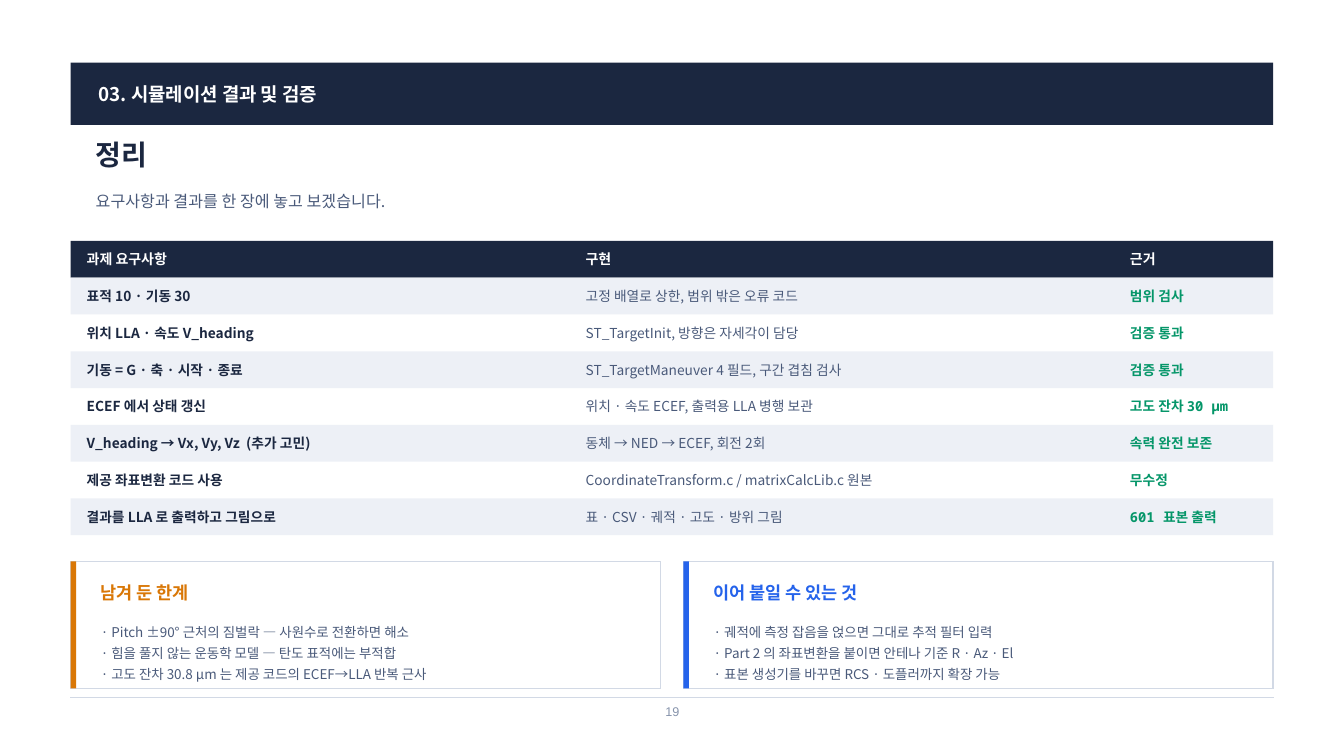
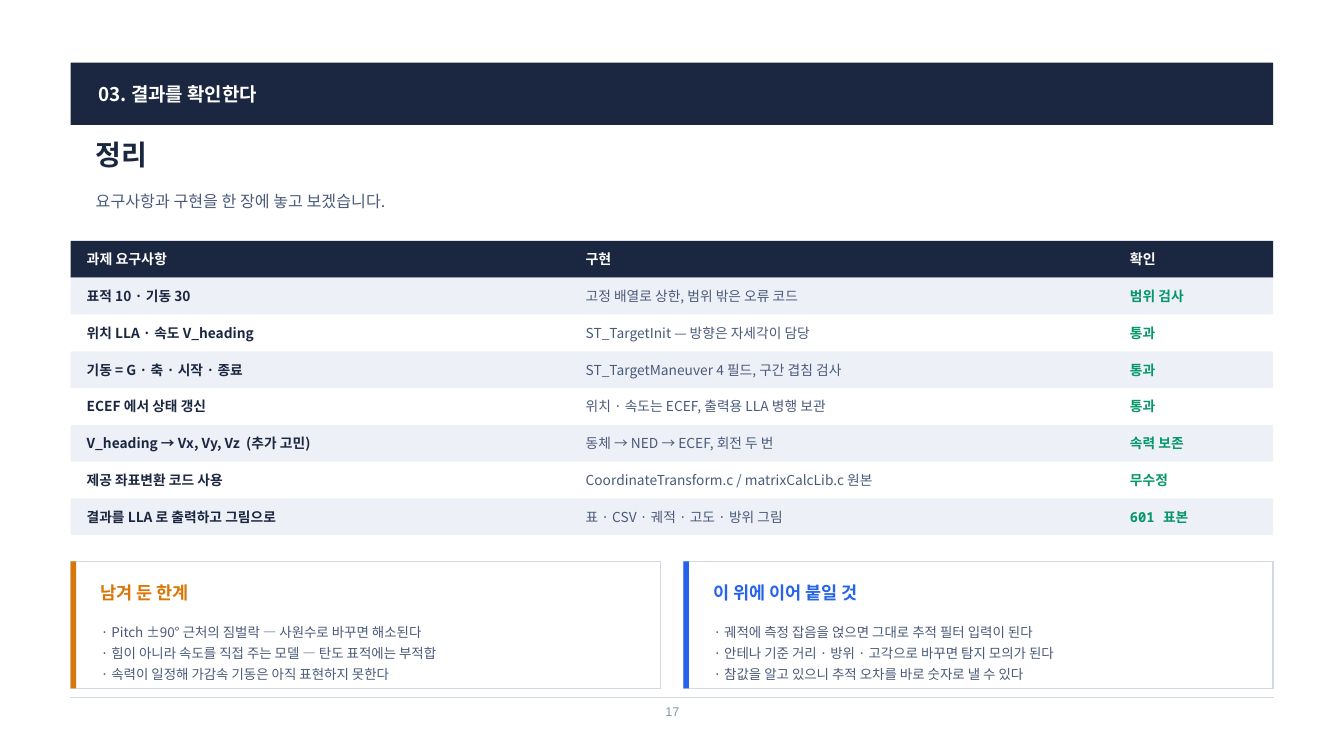
Before and after one commit to harley-hwan/radar-sw-study, a slide deck: slide 17 of Part3_TargetSim/ref/산출물/Chapter3_TargetSim.pptx (slide 19 before the commit). Drawn at 1344x756 pixels with LibreOffice and Linux fonts; fonts in the diff are those of the drawing. Boxes give left, top, right and bottom in pixels: in the first picture for what was removed or moved away, otherwise in the second. Text is boxed around its words. In the diff, an @@ line names an element or a change of style, - is before the commit and + after.

```diff
--- a/Part3_TargetSim/ref/산출물/Chapter3_TargetSim.pptx
+++ b/Part3_TargetSim/ref/산출물/Chapter3_TargetSim.pptx
@@ text at (99,85,256,103): text changed @@
-03. 시뮬레이션 결과 및 검증
+03. 결과를 확인한다
@@ text at (96,193,386,209): text changed @@
-요구사항과 결과를 한 장에 놓고 보겠습니다.
+요구사항과 구현을 한 장에 놓고 보겠습니다.
@@ text at (1130,252,1156,266): text changed @@
-근거
+확인
@@ text at (586,326,810,342): text changed @@
-ST_TargetInit, 방향은 자세각이 담당
+ST_TargetInit — 방향은 자세각이 담당
@@ text at (1130,326,1155,339): text changed @@
-검증 통과
+통과
@@ text at (1130,363,1155,376): text changed @@
-검증 통과
+통과
@@ text at (586,399,825,414): text changed @@
-위치 · 속도 ECEF, 출력용 LLA 병행 보관
+위치 · 속도는 ECEF, 출력용 LLA 병행 보관
@@ text at (1130,399,1155,412): text changed @@
-고도 잔차 30 µm
+통과
@@ text at (586,436,774,450): text changed @@
-동체 → NED → ECEF, 회전 2회
+동체 → NED → ECEF, 회전 두 번
@@ text at (1130,436,1183,450): text changed @@
-속력 완전 보존
+속력 보존
@@ text at (1130,511,1188,523): text changed @@
-601 표본 출력
+601 표본
@@ text at (714,584,858,601): text changed @@
-이어 붙일 수 있는 것
+이 위에 이어 붙일 것
@@ text at (111,626,436,680): text changed @@
-· Pitch ±90° 근처의 짐벌락 — 사원수로 전환하면 해소
-· 힘을 풀지 않는 운동학 모델 — 탄도 표적에는 부적합
-· 고도 잔차 30.8 µm 는 제공 코드의 ECEF→LLA 반복 근사
+· Pitch ±90° 근처의 짐벌락 — 사원수로 바꾸면 해소된다
+· 힘이 아니라 속도를 직접 주는 모델 — 탄도 표적에는 부적합
+· 속력이 일정해 가감속 기동은 아직 표현하지 못한다
@@ text at (724,626,1054,680): text changed @@
-· 궤적에 측정 잡음을 얹으면 그대로 추적 필터 입력
-· Part 2 의 좌표변환을 붙이면 안테나 기준 R · Az · El
-· 표본 생성기를 바꾸면 RCS · 도플러까지 확장 가능
+· 궤적에 측정 잡음을 얹으면 그대로 추적 필터 입력이 된다
+· 안테나 기준 거리 · 방위 · 고각으로 바꾸면 탐지 모의가 된다
+· 참값을 알고 있으니 추적 오차를 바로 숫자로 낼 수 있다
@@ text at (665,707,679,716): text changed @@
-19
+17
```
Also in this commit, not shown: 12 other slides changed, 4 slides added, 6 slides removed, 25 other files.
